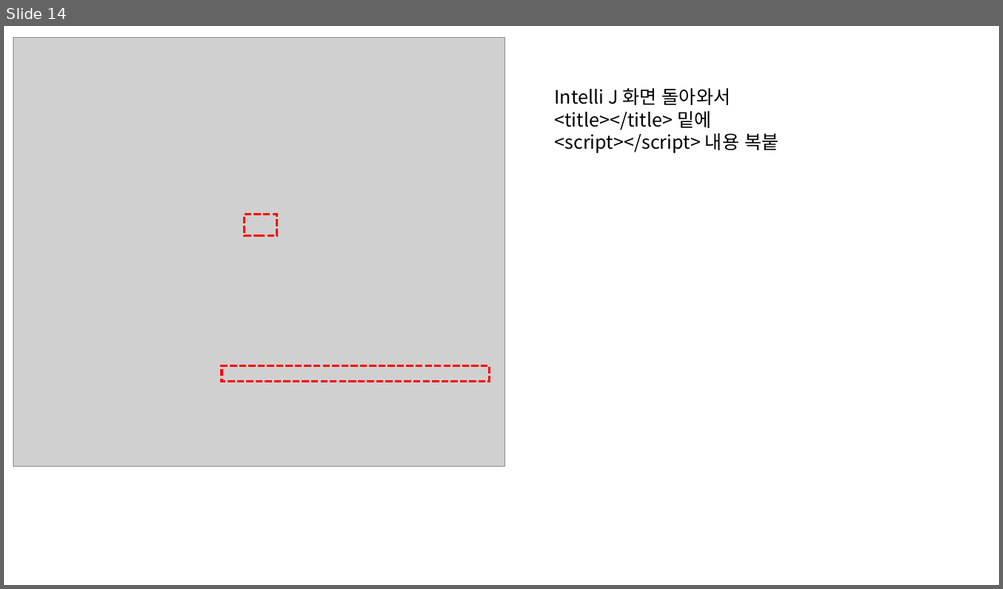
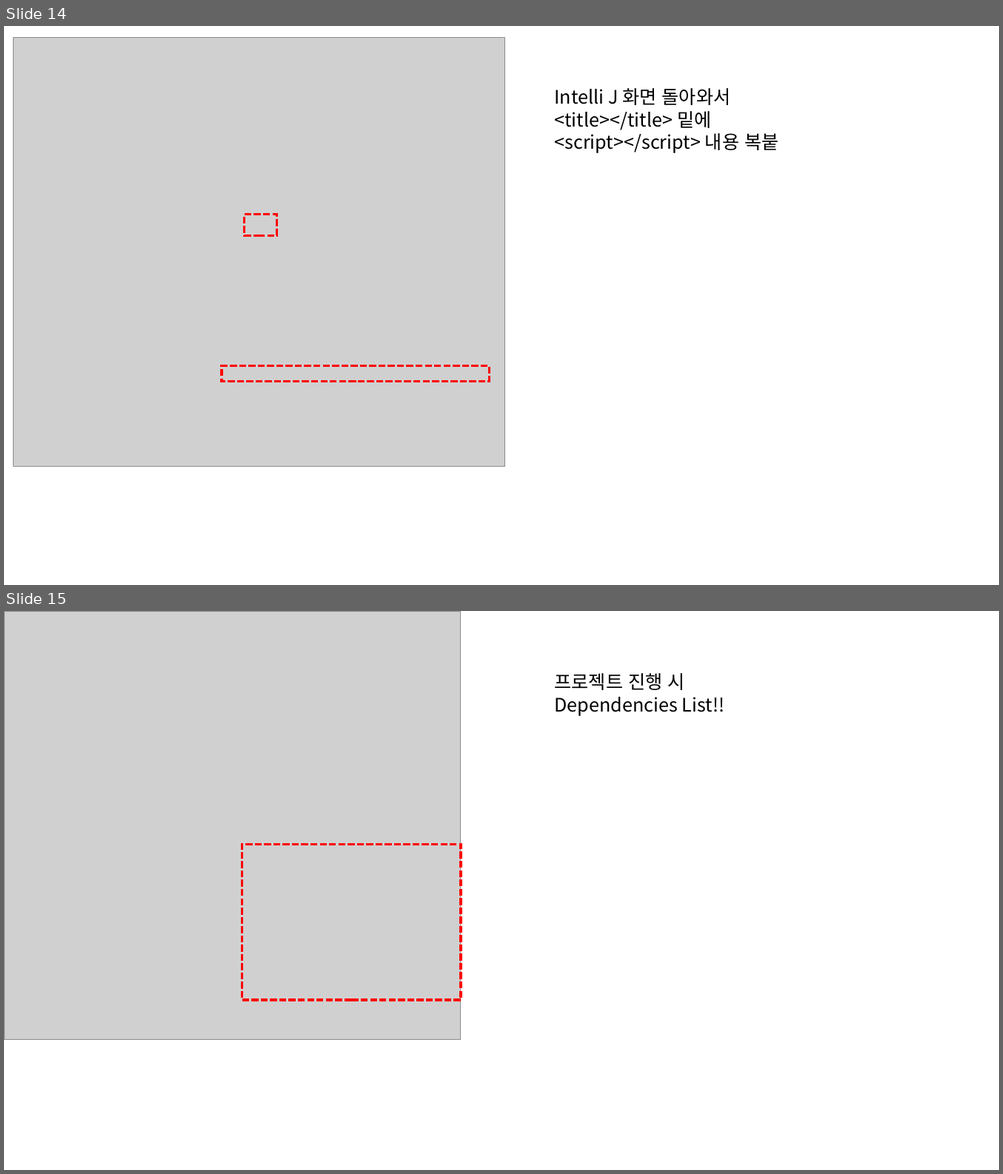
Before and after one commit to trafalgalow32-bot/JavaClass, a slide deck: ClassMaterial/Intelli J.pptx. Shown one above the other, each under a label of ours: slide 14 before the commit, slides 14 and 15 after it. The pictures are 1003x589 and 1003x1174 pixels, drawn with LibreOffice and Linux fonts; fonts in the diff are those of the drawing; grey boxes stand for pictures. Boxes give left, top, right and bottom in pixels: in the first picture for what was removed or moved away, otherwise in the second. Text is boxed around its words. In the diff, an @@ line names an element or a change of style, - is before the commit and + after.

Commit message:
document

```diff
--- a/ClassMaterial/Intelli J.pptx
+++ b/ClassMaterial/Intelli J.pptx
@@ slide 15 added at (4, 611, 999, 1170), background #FFFFFF @@
@@ picture added at (4, 611, 461, 1040) @@
@@ text added at (554, 673, 725, 716), 18 pt, text #000000 @@
+프로젝트 진행 시
+Dependencies List!!
@@ rectangle added at (242, 845, 461, 1000), outline #FF0000 2.25 pt dashed @@
```
